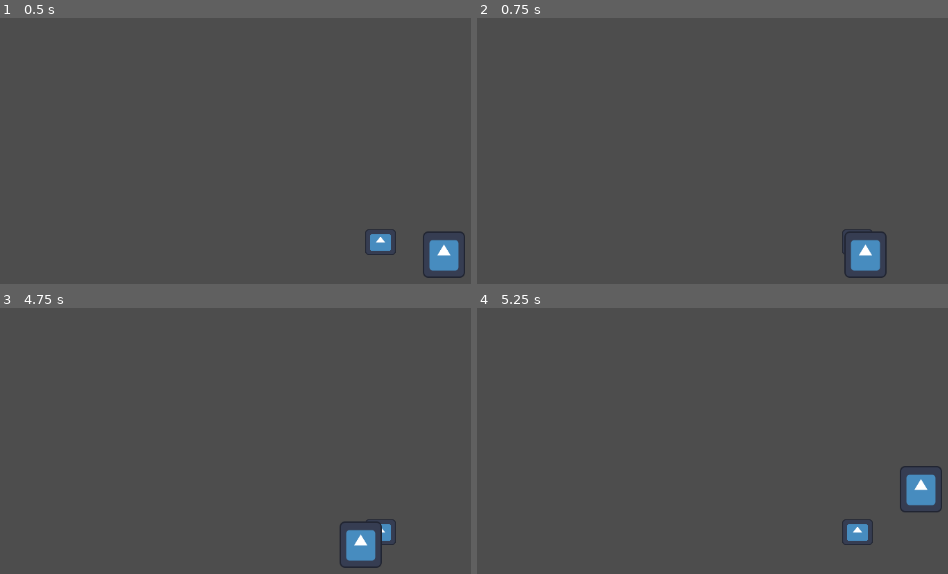
Above: before the commit, frames 1-4 (two rows, left to right).
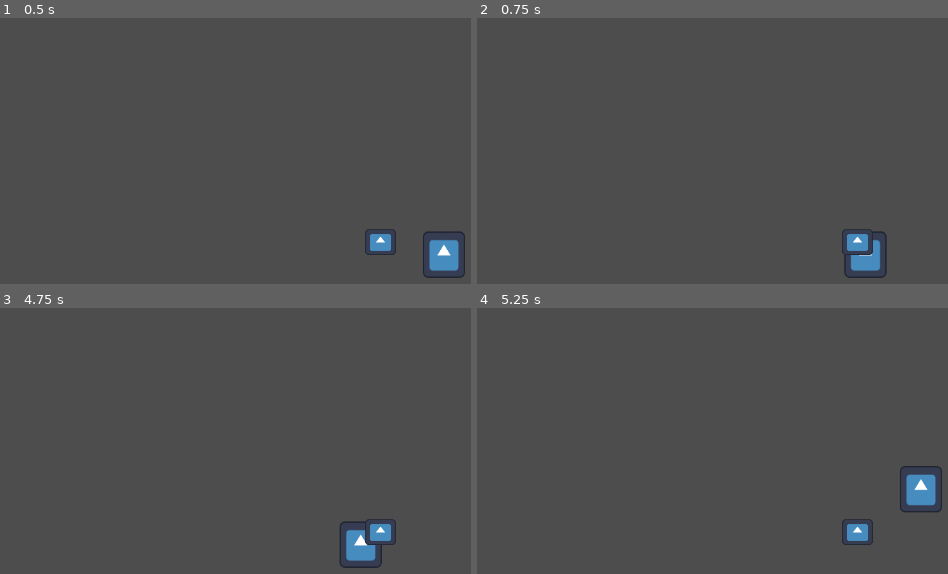
Above: after the commit, the same moments.

Repository: Brenokluck/codinome
Game: Godot game, scene res://game/levels/street/street.tscn
The game is run twice, just before and just after one commit, with the same random seed, the same clock (stepped at 60 frames per second) and the same inputs. The engine's default icon, where the game draws it, is replaced by a stand-in: a white triangle on a blue panel in a dark square.
Inputs:
- Up to frame 1 (0.5 s): no input
- Up to frame 2 (0.75 s): tap Enter at 0.5 s; hold Right (move_right) from 0.53 s (still down); hold D (attack) from 0.53 s (still down)
- Up to frame 3 (4.75 s): release Right (move_right) at 1.28 s; release D (attack) at 1.28 s; hold Down (move_down) 1.28-2.03 s; tap D (attack) at 1.35, 2.85, 4.35 s; hold Right (move_right) 2.03-2.78 s; hold D (attack) 2.03-2.78 s; hold Up (move_up) 2.78-3.53 s; hold D (attack) 3.53-4.28 s; hold Left (move_left) from 3.53 s (still down)
- Up to frame 4 (5.25 s): release Left (move_left) at 5.03 s; hold Down (move_down) from 5.03 s (still down); hold D (attack) from 5.03 s (still down)

Frame 1 is identical in both runs. In frame 2, 0.4% of the frame differs, in the area x 77-85%, y 80-90%; in frame 3, 0.2%; in frame 4, nothing differs.

Commit message:
bot test

Diff:
--- a/game/levels/street/street.tscn
+++ b/game/levels/street/street.tscn
@@ -8,9 +8,6 @@
 size = Vector2(61, 67)
 
 [node name="Street" type="Node2D"]
-
-[node name="Player" parent="." instance=ExtResource("1_miex1")]
-position = Vector2(21, 24)
 
 [node name="HurtBox" type="Area2D" parent="."]
 script = ExtResource("2_d6lr2")
@@ -23,3 +20,6 @@
 [node name="CollisionShape2D" type="CollisionShape2D" parent="HurtBox"]
 position = Vector2(112.5, 41.5)
 shape = SubResource("RectangleShape2D_hwyhj")
+
+[node name="Player" parent="." instance=ExtResource("1_miex1")]
+position = Vector2(21, 24)
